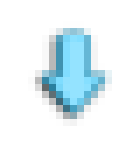
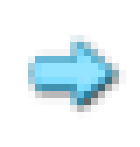
Two versions of the same layered image (w=140, h=147). Layer-by-layer changes:
added layer "Arrow R" above "Arrow L" over (28, 35, 126, 119)
renamed "Arrow" to "Arrow Down", hid it over (28, 28, 112, 126)
